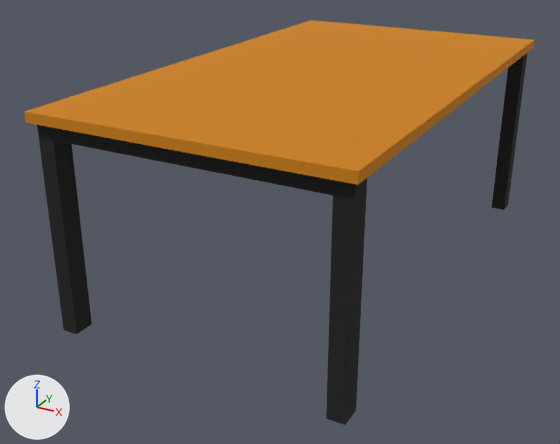
Before and after pictures for a commit that changed the FBX model Assets/3D model/table/table.fbx.
Before and after are seen from a 50 mm lens placed at (14.9, -31.5, 17.1), pointed at (-1.3, -1.9, 2.3). Arrows for +X, +Y and +Z are at lower left; the lights stay in place. The older version comes first. Where no turn or scale is listed for an object, it has been applied to the vertices.

Script lines for the objects in view, before the commit:
```python
mat_material = principled_material('Material')
mat_material.base_color = (0.615, 0.219, 0.00366)  # orange #ce810c
mat_material.roughness = 1.0
me_cube = bpy.data.meshes.new('Cube')
me_cube.from_pydata(...)  # 104 vertices, 102 faces; spans x -6.7..6.7, y -11.7..11.7, z -9.2..0.2
# faces by material slot: [64, 38]
me_cube.materials.append(mat_material)  # orange #ce810c
me_cube.materials.append(mat_material_001)  # black #282828
ob_masa = bpy.data.objects.new('masa', me_cube)
ob_masa.location = (0.0, 0.0, 9.15)
```
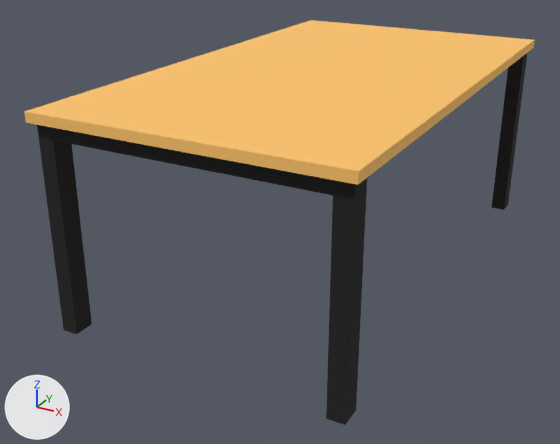
Changed parts and their boxes [x1, y1, x2, y2] in the pictures (560 x 444 px):
'masa', recoloured (lighter): [24, 20, 535, 188] in both

The change in detail:
Material 'Material' (mat_material) changes colour from orange #ce810c to orange #ffc56c; in linear values from (0.615, 0.219, 0.00366) to (1.0, 0.558, 0.151).
